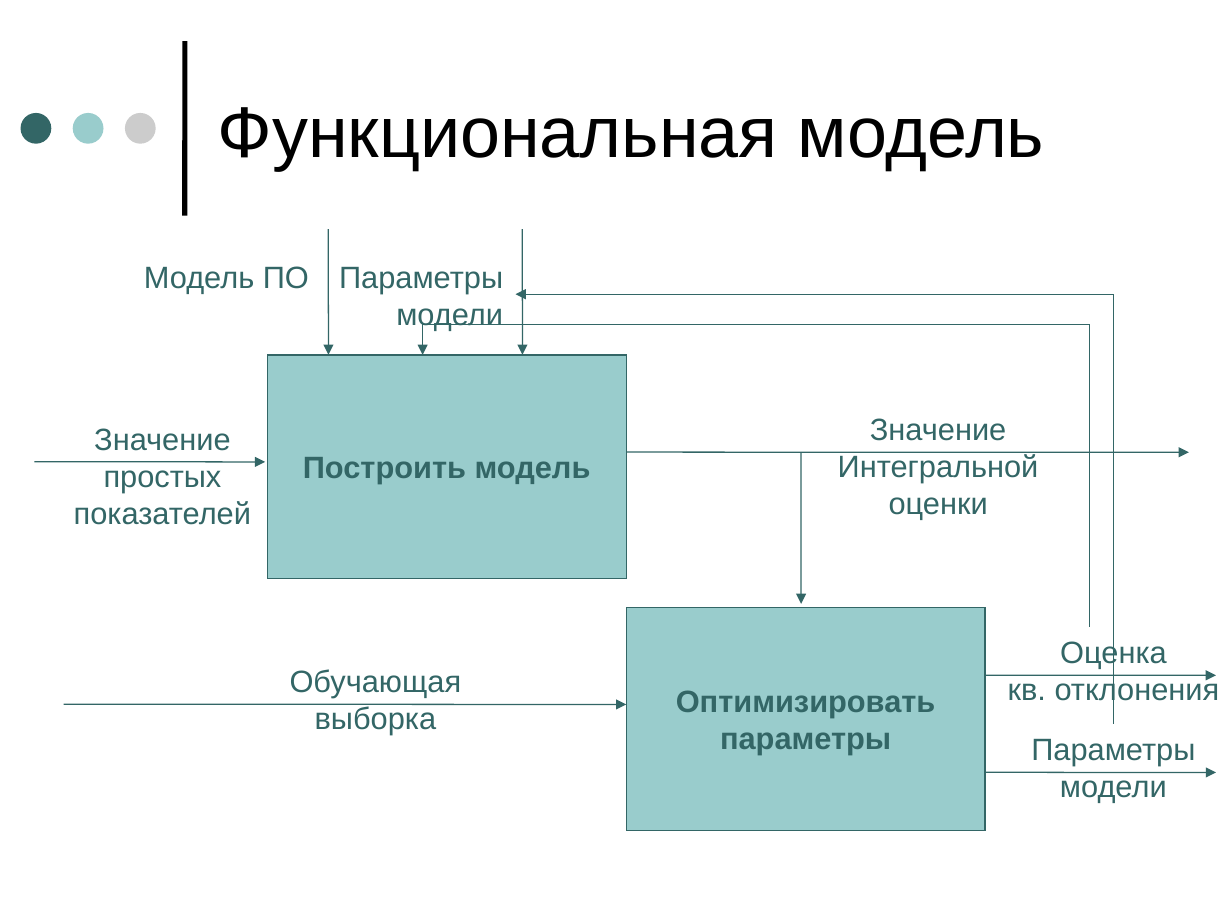
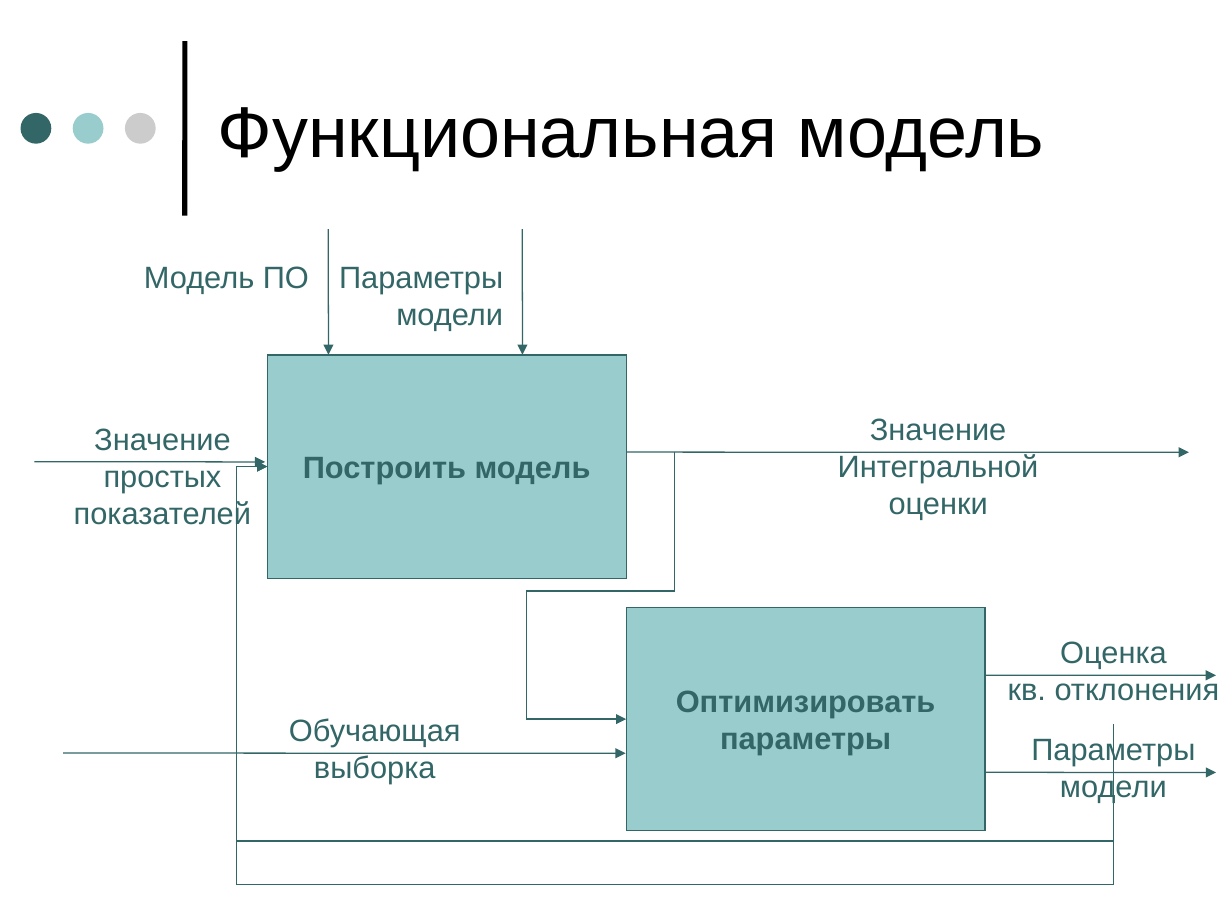
Before and after one commit to ImBa2la/java-artificial-robot, a slide deck: slide 2 of cobro/documentation/Диплом/Стыскин.ppt. Drawn at 1232x924 pixels with LibreOffice and Linux fonts; fonts in the diff are those of the drawing. Boxes give left, top, right and bottom in pixels: in the first picture for what was removed or moved away, otherwise in the second. Text is boxed around its words. In the diff, an @@ line names an element or a change of style, - is before the commit and + after.

```diff
--- a/cobro/documentation/Диплом/Стыскин.ppt
+++ b/cobro/documentation/Диплом/Стыскин.ppt
@@ elbow arrow moved from (1114, 724) - (516, 294) to (1114, 724) - (267, 467) @@
@@ elbow arrow moved from (1089, 627) - (423, 355) to (1114, 811) - (267, 467) @@
@@ elbow arrow added from (674, 452) to (626, 719), #336666 0.74 pt @@
@@ arrow removed from (801, 452) to (801, 604) @@
@@ text "Обучающая": place and size @@
-text "Обучающая" at <box>290,669,462,735</box>
+text "Обучающая" at <box>289,718,461,784</box>
@@ arrow moved from (64, 705) - (626, 705) to (63, 753) - (626, 753) @@
```
Also in this commit, not shown: 4 other slides changed, 8 other files.
